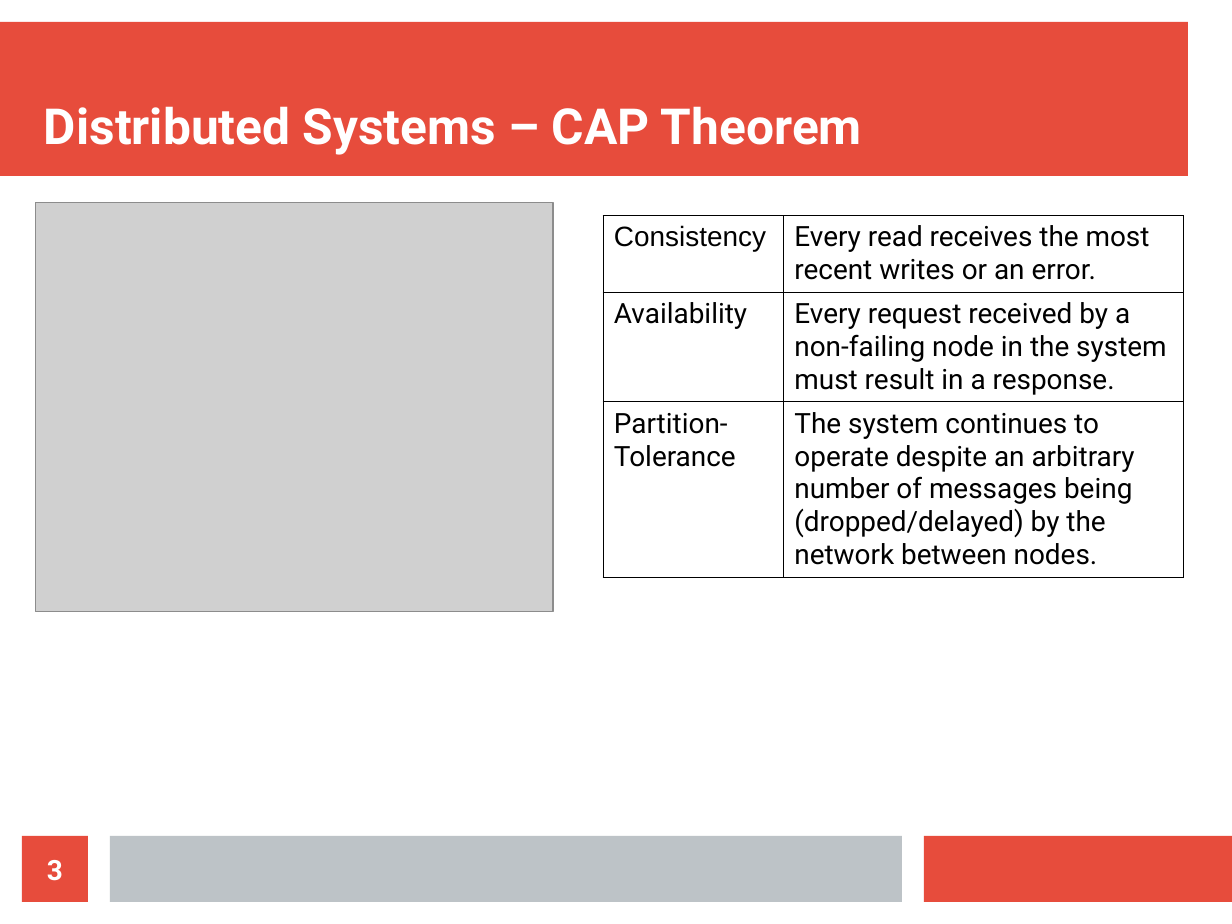
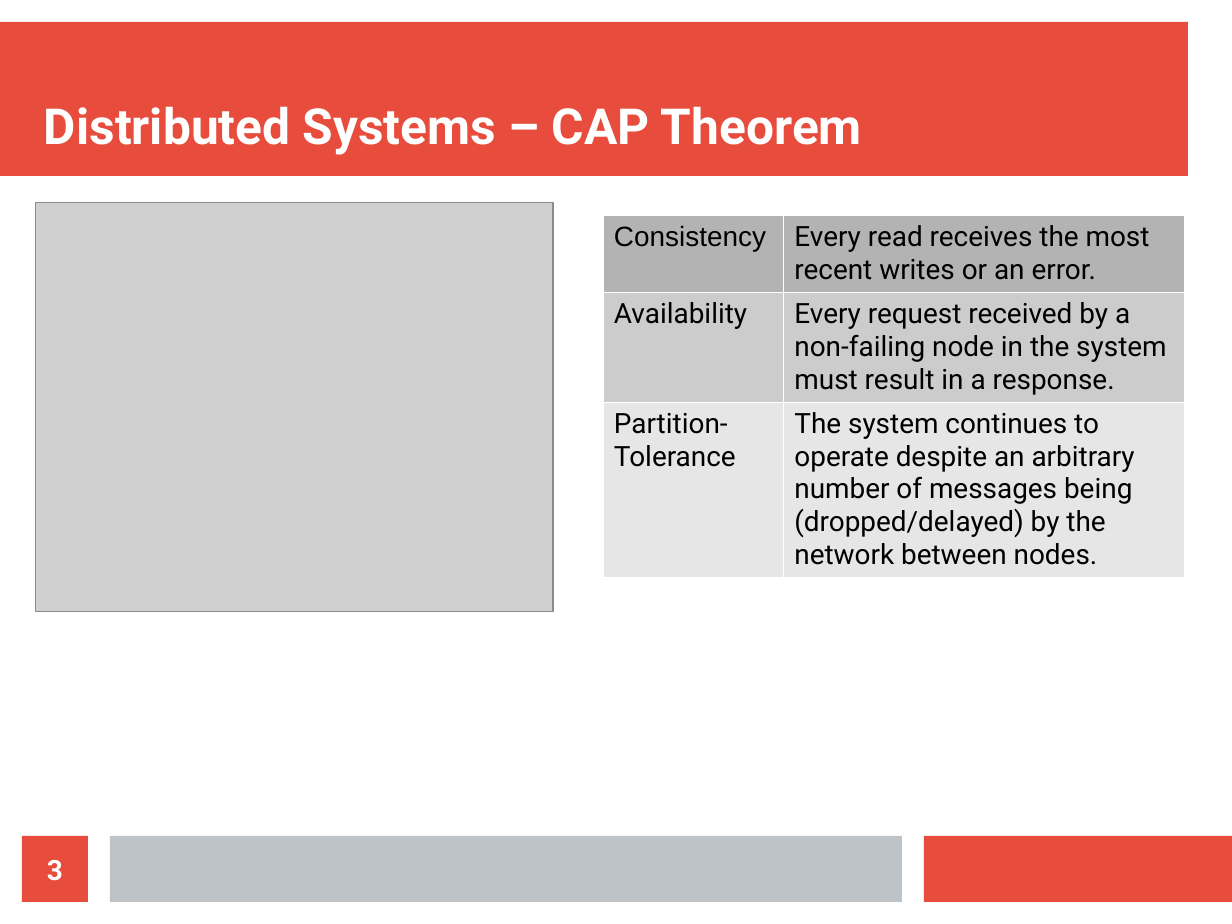
Before and after one commit to bytemania/akka-java-cluster, a slide deck: slide 3 of src/main/resources/res/presentation.odp. Drawn at 1232x924 pixels with LibreOffice and Linux fonts; fonts in the diff are those of the drawing; grey boxes stand for pictures. Boxes give left, top, right and bottom in pixels: in the first picture for what was removed or moved away, otherwise in the second. Text is boxed around its words. In the diff, an @@ line names an element or a change of style, - is before the commit and + after.

```diff
--- a/src/main/resources/res/presentation.odp
+++ b/src/main/resources/res/presentation.odp
@@ table at box(604, 216, 1184, 569) @@
@@ fill none to #B3B3B3 in row 1 @@
@@ fill none to #CCCCCC in row 2 @@
@@ fill none to #E6E6E6 in row 3 @@
@@ borders changed @@
```
Also in this commit, not shown: 6 other slides changed, 1 slide added, 1 slide removed, 6 other files.
